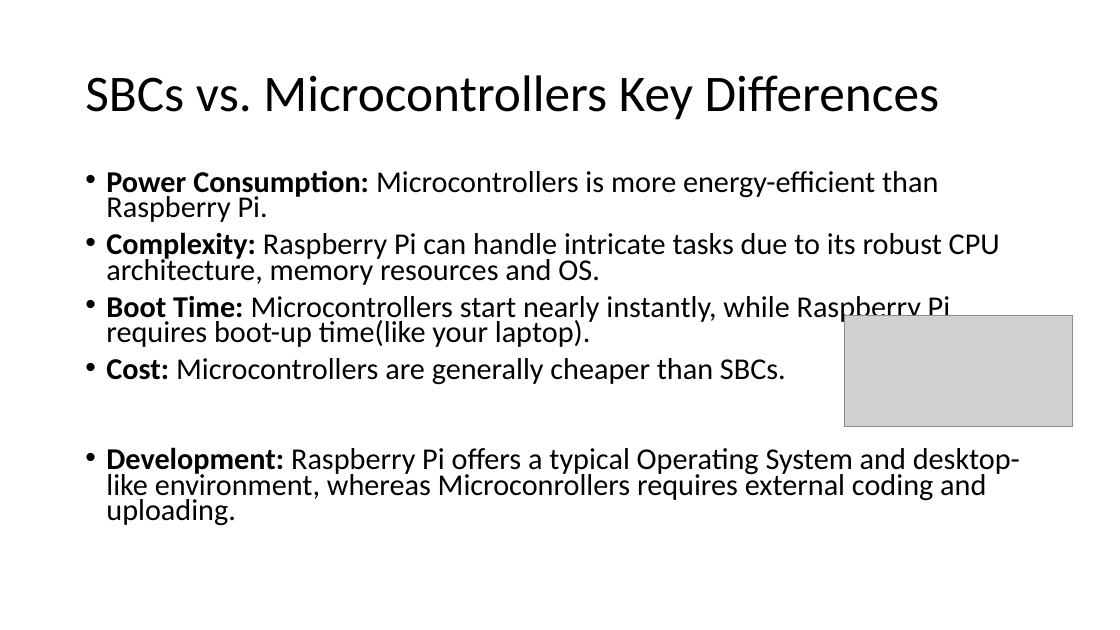
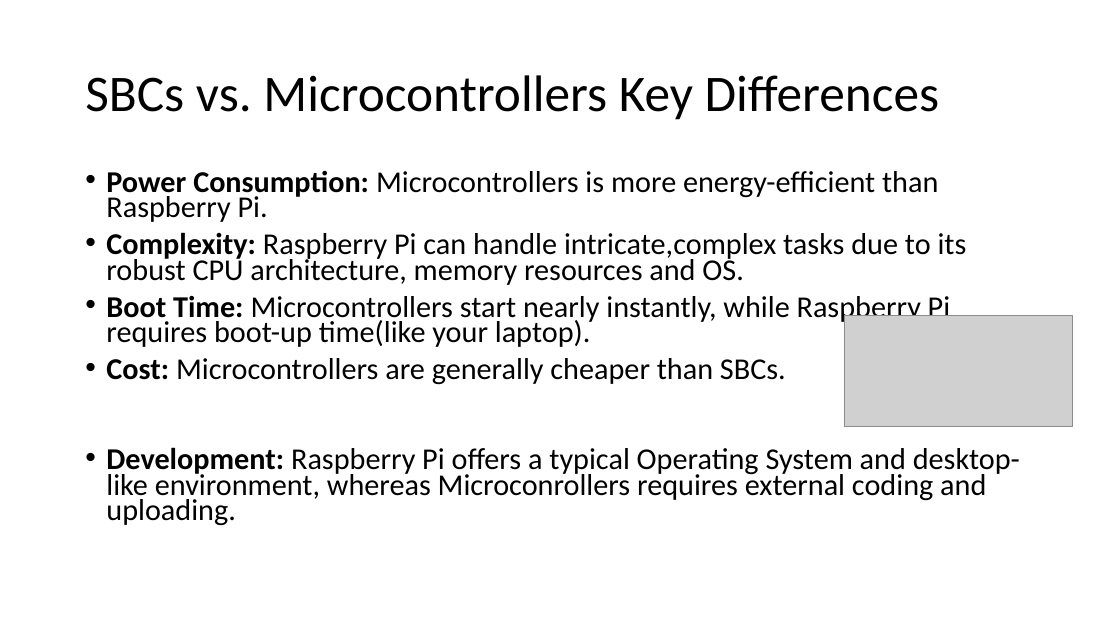
Before and after one commit to setu-comp-sci-2025/computer-systems-networks, a slide deck: slide 6 of topic-08-week8/unit-1/talk-01/sbc-ard.pptx (slide 5 before the commit). Drawn at 1120x630 pixels with LibreOffice and Linux fonts; fonts in the diff are those of the drawing; grey boxes stand for pictures. Boxes give left, top, right and bottom in pixels: in the first picture for what was removed or moved away, otherwise in the second. Text is boxed around its words. In the diff, an @@ line names an element or a change of style, - is before the commit and + after.

```diff
--- a/topic-08-week8/unit-1/talk-01/sbc-ard.pptx
+++ b/topic-08-week8/unit-1/talk-01/sbc-ard.pptx
@@ text at [106,232,967,285]: text changed @@
-• Complexity: Raspberry Pi can handle intricate tasks due to its robust CPU architecture, memory resources and OS.
+• Complexity: Raspberry Pi can handle intricate,complex tasks due to its robust CPU architecture, memory resources and OS.
```
Also in this commit, not shown: 3 other slides changed, 4 other files.
